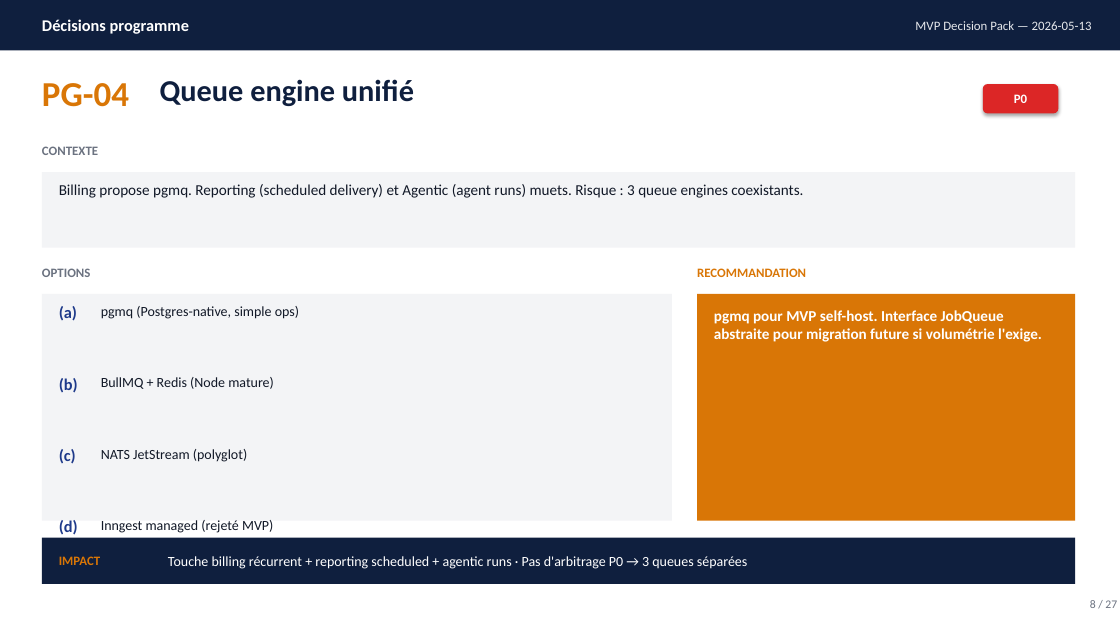
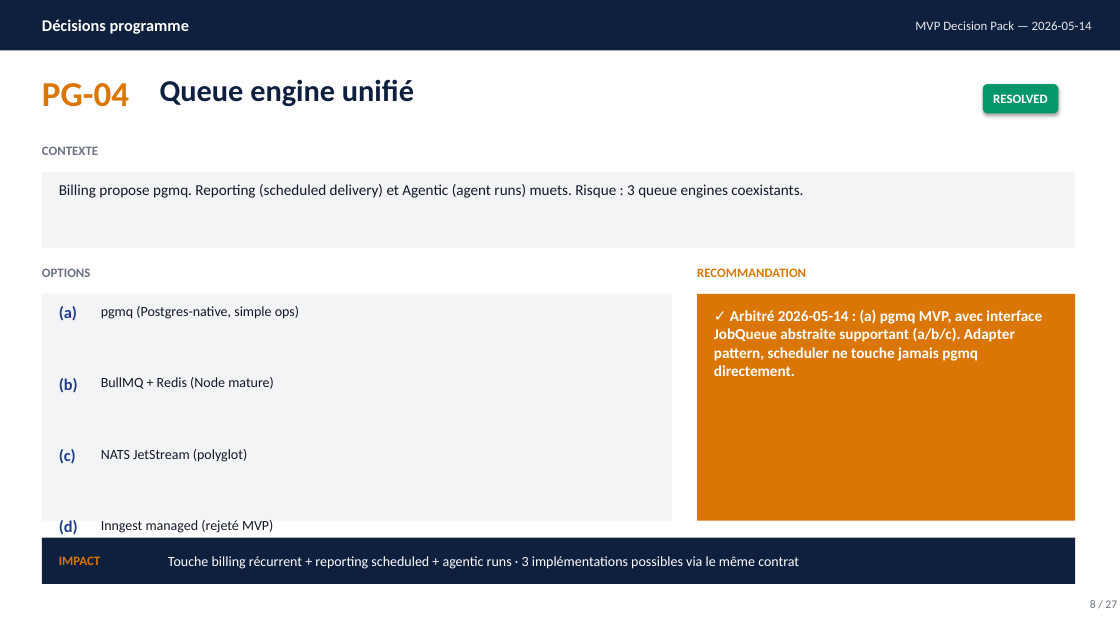
Before and after one commit to rhanka/openerp, a slide deck: slide 8 of docs/study/10-mvp-specs/decision-pack.pptx. Drawn at 1120x630 pixels with LibreOffice and Linux fonts; fonts in the diff are those of the drawing. Boxes give left, top, right and bottom in pixels: in the first picture for what was removed or moved away, otherwise in the second. Text is boxed around its words. In the diff, an @@ line names an element or a change of style, - is before the commit and + after.

Commit message:
Engrave MVP decisions arbitrated 2026-05-14 across 6 specs and decision-pack

```diff
--- a/docs/study/10-mvp-specs/decision-pack.pptx
+++ b/docs/study/10-mvp-specs/decision-pack.pptx
@@ text at [915, 21, 1092, 30]: text changed @@
-MVP Decision Pack — 2026-05-13
+MVP Decision Pack — 2026-05-14
@@ rounded rectangle "RESOLVED" at [983, 84, 1059, 113]: fill #DC2626 to #059669 @@
@@ text in rounded rectangle at [993, 94, 1048, 103]: text changed @@
-P0
+RESOLVED
@@ text at [714, 310, 1042, 376]: text changed @@
-pgmq pour MVP self-host. Interface JobQueue abstraite pour migration future si volumétrie l'exige.
+✓ Arbitré 2026-05-14 : (a) pgmq MVP, avec interface JobQueue abstraite supportant (a/b/c). Adapter pattern, scheduler ne touche jamais pgmq directement.
@@ text at [168, 556, 799, 569]: text changed @@
-Touche billing récurrent + reporting scheduled + agentic runs · Pas d'arbitrage P0 → 3 queues séparées
+Touche billing récurrent + reporting scheduled + agentic runs · 3 implémentations possibles via le même contrat
```
Also in this commit, not shown: 25 other slides changed, 8 other files.
